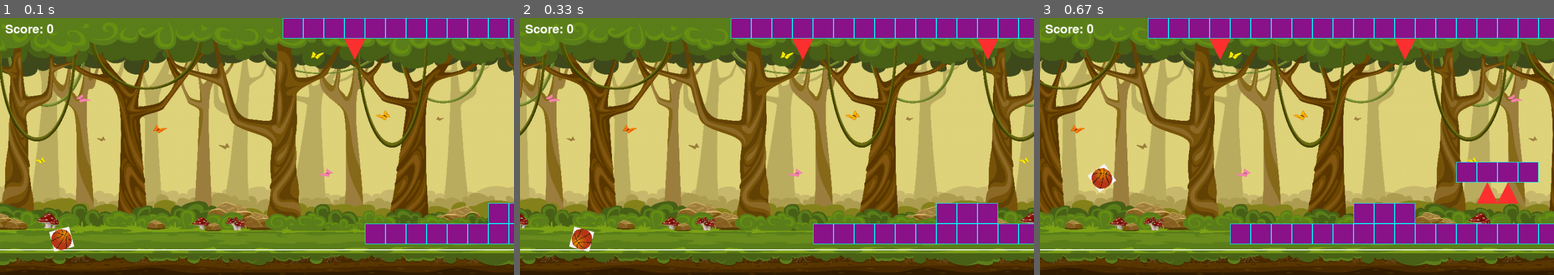
Above: before the commit, frames 1-3 (left to right).
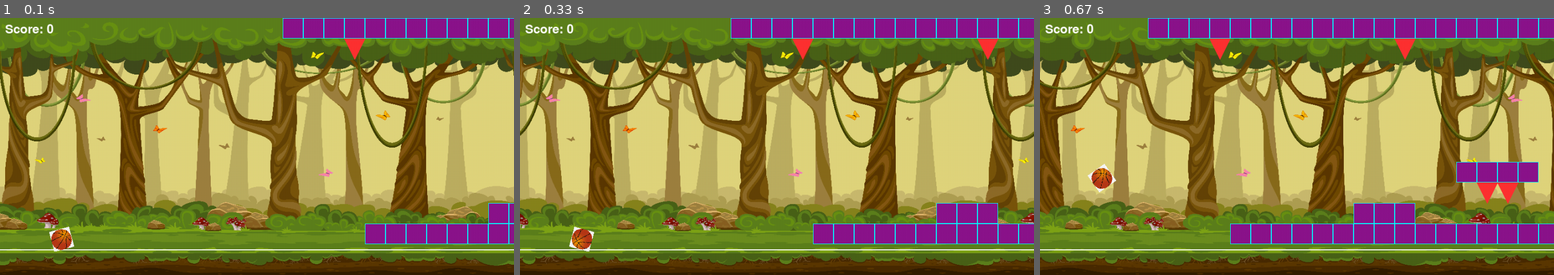
Above: after the commit, the same moments.

Repository: DanilaChubarov/Praktika
Game: pygame game, started from main.py
The game is run twice, just before and just after one commit, with the same random seed, the same clock (stepped at 60 frames per second) and the same inputs.
Inputs (mouse positions are in pixels of both pictures, inside the frame that each line leads up to):
- Up to frame 1 (0.1 s): no input
- Up to frame 2 (0.33 s): no input
- Up to frame 3 (0.67 s): click (1297, 146) at 0.38 s

Frames 1-2 are identical in both runs. In frame 3, 0.4% of the frame differs, in the area x 85-94%, y 64-73%.

Commit message:
fix spikes

Diff:
--- a/level1.py
+++ b/level1.py
@@ -10,10 +10,10 @@
             "                                                                   ",
             "                                                                   ",
             "                     PPPPPP          PPPPPP                        ",  # Верхний ярус платформ
-            "                       XX              XX                          ",  # Шипы НА платформах
+            "                       MM              MM                          ",  # Шипы НА платформах
             "                                                                   ",
             "               PPPP                                                ",  # Нижний ярус платформ
-            "                XX                                                 ",
+            "                MM                                                 ",
             "          PPP                                                      ",
             "    PPPPPPPPPPPPPPPPPPPPPPPPPPPPPPPPPPPPPPPPPPPPPPPPPPPPPPPPPPPP   ",  # Шипы на основном полу
         ]
